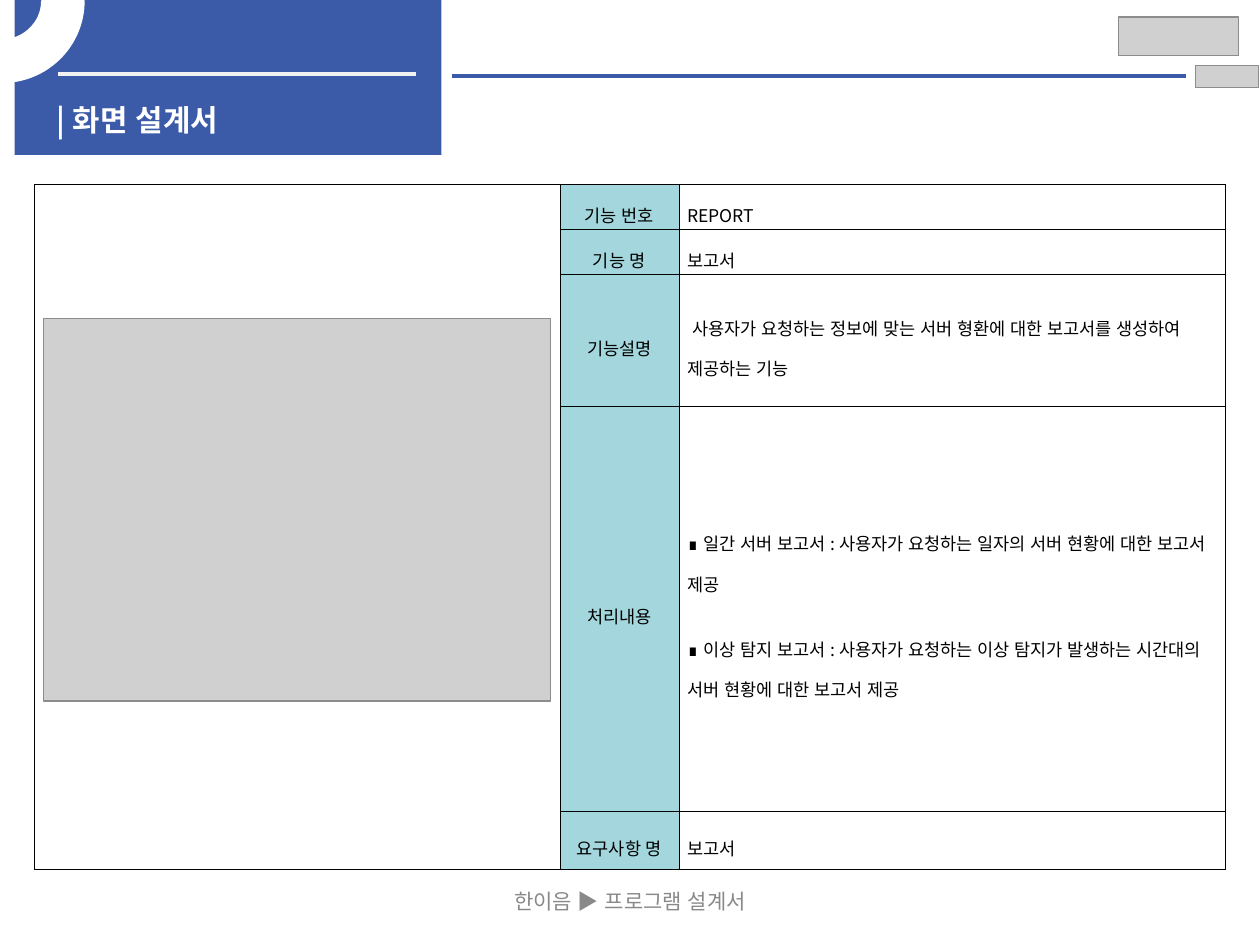
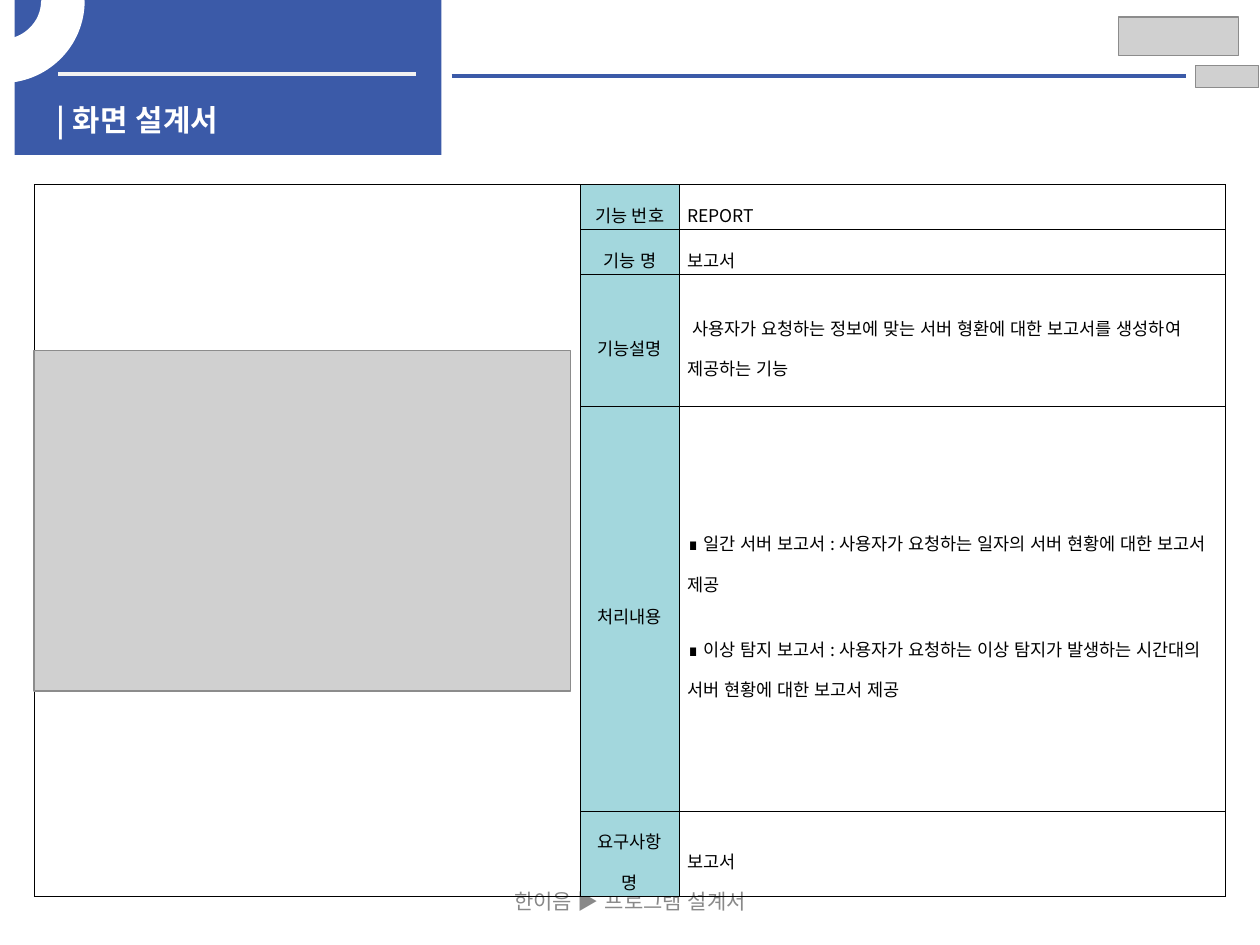
Before and after one commit to HwangYooHyun1/2023_Hanium_prj, a slide deck: slide 16 of 02_문서/03_중간보고서/2023_SW개발_HW제작설계서_일반_초안.pptx (slide 14 before the commit). Drawn at 1260x945 pixels with LibreOffice and Linux fonts; fonts in the diff are those of the drawing; grey boxes stand for pictures. Boxes give left, top, right and bottom in pixels: in the first picture for what was removed or moved away, otherwise in the second. Text is boxed around its words. In the diff, an @@ line names an element or a change of style, - is before the commit and + after.

```diff
--- a/02_문서/03_중간보고서/2023_SW개발_HW제작설계서_일반_초안.pptx
+++ b/02_문서/03_중간보고서/2023_SW개발_HW제작설계서_일반_초안.pptx
@@ table: place and size @@
-table at [34, 184, 1226, 861]
+table at [34, 184, 1226, 895]
@@ picture: place and size @@
-picture at [44, 318, 551, 700]
+picture at [34, 351, 570, 691]
```
Also in this commit, not shown: 19 other slides changed, 2 slides added, 2 other files.
